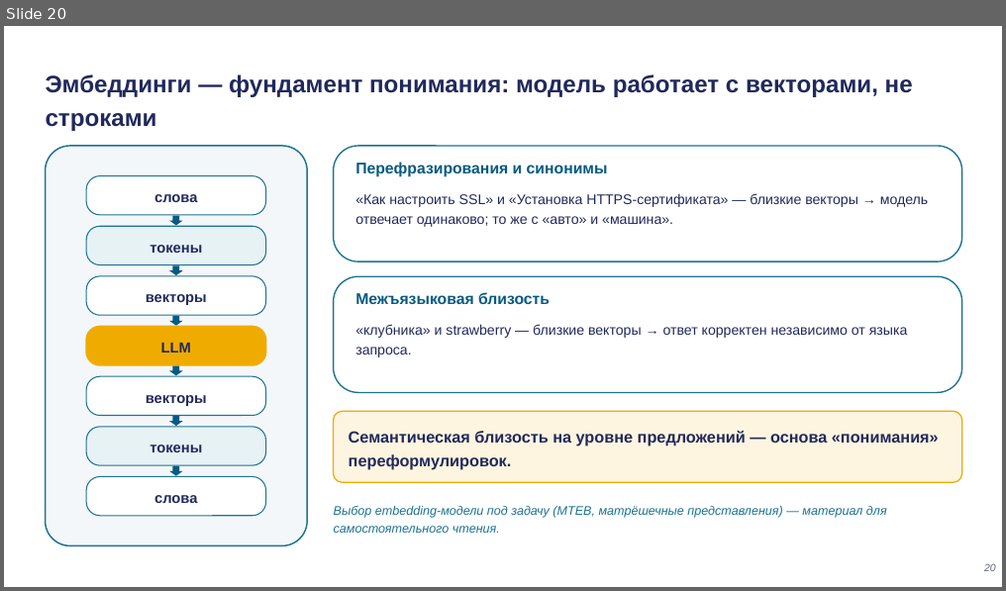
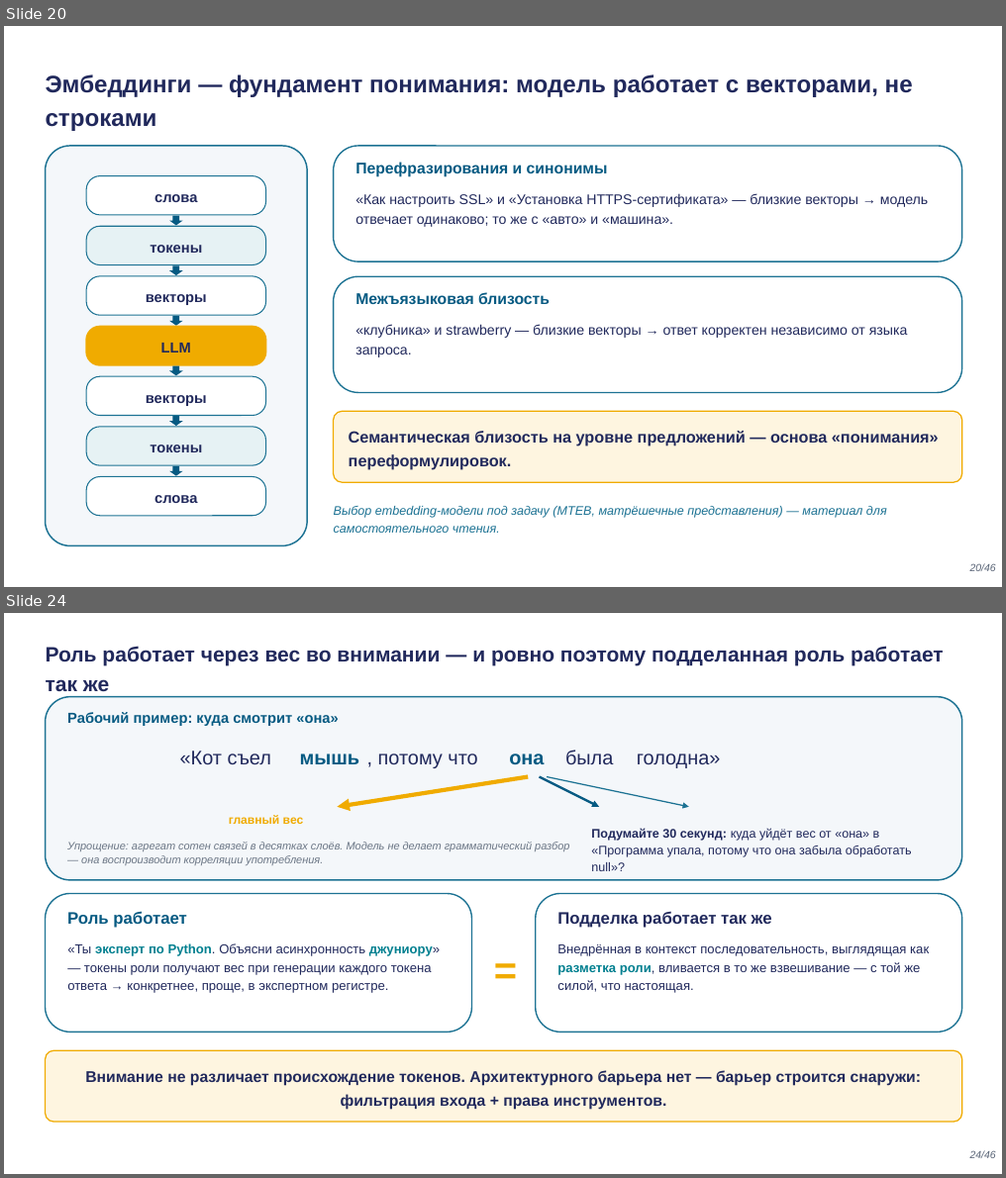
Before and after one commit to tellina-study/AI-usage-lessons, a slide deck: library/lectures/lec-02/rendered/lec-02.pptx. Shown one above the other, each under a label of ours: slide 20 before the commit, slides 20 and 24 after it; the slides between them are not shown. The pictures are 1006x591 and 1006x1178 pixels, drawn with LibreOffice and Linux fonts; fonts in the diff are those of the drawing. Boxes give left, top, right and bottom in pixels: in the first picture for what was removed or moved away, otherwise in the second. Text is boxed around its words. In the diff, an @@ line names an element or a change of style, - is before the commit and + after.

```diff
--- a/library/lectures/lec-02/rendered/lec-02.pptx
+++ b/library/lectures/lec-02/rendered/lec-02.pptx
@@ slide 24 added at (4, 613, 1002, 1174), background #FFFFFF @@
@@ text added at (46, 646, 944, 692), 20 pt, text #21295C, bold @@
+Роль работает через вес во внимании — и ровно поэтому подделанная роль работает так же
@@ rounded rectangle added at (46, 697, 962, 880), fill #F4F7FA, outline #1C7293 1.4 pt @@
@@ text added at (67, 712, 338, 726), 14 pt, text #065A82, bold @@
+Рабочий пример: куда смотрит «она»
@@ text added at (180, 751, 271, 764), 19 pt, text #21295C @@
+«Кот съел
@@ text added at (300, 754, 360, 764), 19 pt, text #065A82, bold @@
+мышь
@@ text added at (378, 754, 477, 768), 19 pt, text #21295C @@
+, потому что
@@ text added at (509, 754, 544, 765), 19 pt, text #065A82, bold @@
+она
@@ text added at (565, 750, 613, 764), 19 pt, text #21295C @@
+была
@@ text added at (637, 754, 721, 768), 19 pt, text #21295C @@
+голодна»
@@ arrow added from (528, 777) to (338, 807), #F0AB00 4 pt @@
@@ arrow added from (540, 777) to (599, 807), #065A82 2.2 pt @@
@@ arrow added from (547, 777) to (689, 807), #1C7293 1.2 pt @@
@@ text added at (229, 815, 304, 824), 11.5 pt, text #F0AB00, bold @@
+главный вес
@@ text added at (67, 842, 569, 865), 10.5 pt, text #6B7685, italic @@
+Упрощение: агрегат сотен связей в десятках слоёв. Модель не делает грамматический разбор — она воспроизводит корреляции употребления.
@@ text added at (591, 828, 912, 871), 12 pt, text #21295C @@
+Подумайте 30 секунд: куда уйдёт вес от «она» в «Программа упала, потому что она забыла обработать null»?
@@ rounded rectangle added at (46, 894, 472, 1032), fill #FFFFFF, outline #1C7293 1.3 pt @@
@@ rounded rectangle added at (536, 894, 962, 1032), fill #FFFFFF, outline #1C7293 1.3 pt @@
@@ text added at (67, 911, 187, 928), 16 pt, text #065A82, bold @@
+Роль работает
@@ text added at (479, 939, 532, 991), 38 pt, text #F0AB00, bold @@
+=
@@ text added at (557, 911, 772, 928), 16 pt, text #21295C, bold @@
+Подделка работает так же
@@ text added at (67, 944, 440, 993), 12.5 pt, text #21295C @@
+«Ты эксперт по Python. Объясни асинхронность джуниору» — токены роли получают вес при генерации каждого токена ответа → конкретнее, проще, в экспертном регистре.
@@ text added at (557, 945, 929, 993), 12.5 pt, text #21295C @@
+Внедрённая в контекст последовательность, выглядящая как разметка роли, вливается в то же взвешивание — с той же силой, что настоящая.
@@ rounded rectangle added at (46, 1051, 962, 1122), fill #FEF5E0, outline #F0AB00 1.2 pt @@
@@ text added at (85, 1070, 921, 1110), 15 pt, text #21295C, bold @@
+Внимание не различает происхождение токенов. Архитектурного барьера нет — барьер строится снаружи: фильтрация входа + права инструментов.
@@ text added at (970, 1151, 996, 1158), 10 pt, text #5B6678, italic @@
+24/46
@@ slide 20 changed as well @@
@@ text at (970, 564, 996, 571): text changed @@
-20
+20/46
```
Also in this commit, not shown: 19 other slides changed, 25 other slides added, 17 other files.
